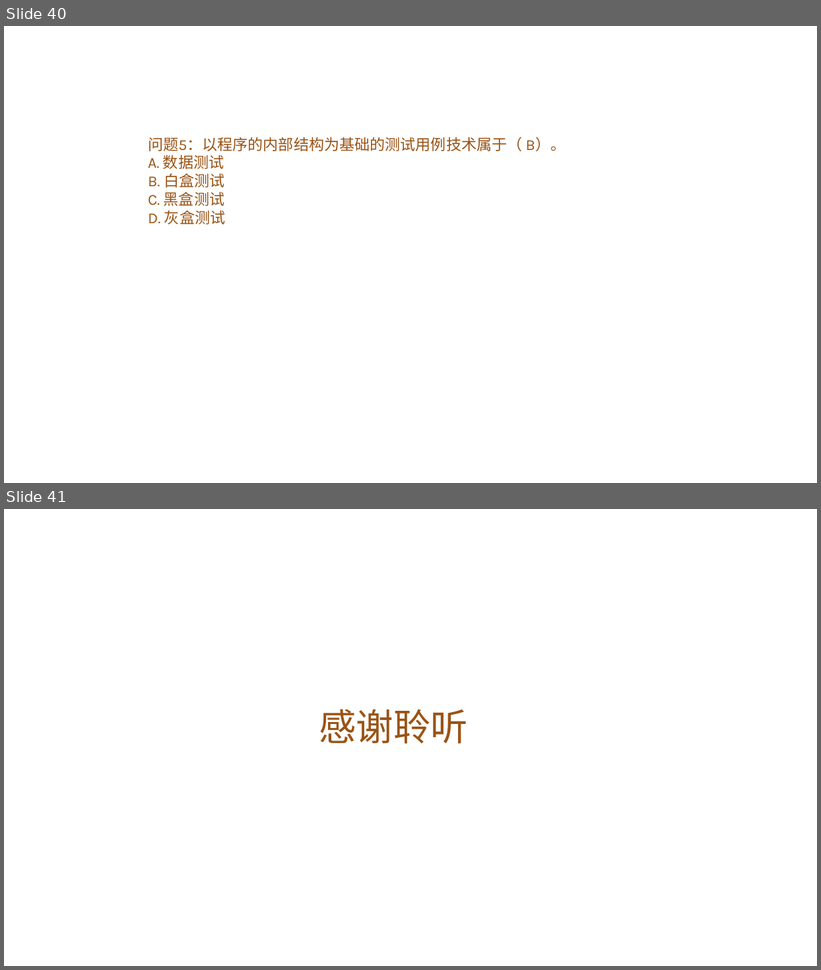
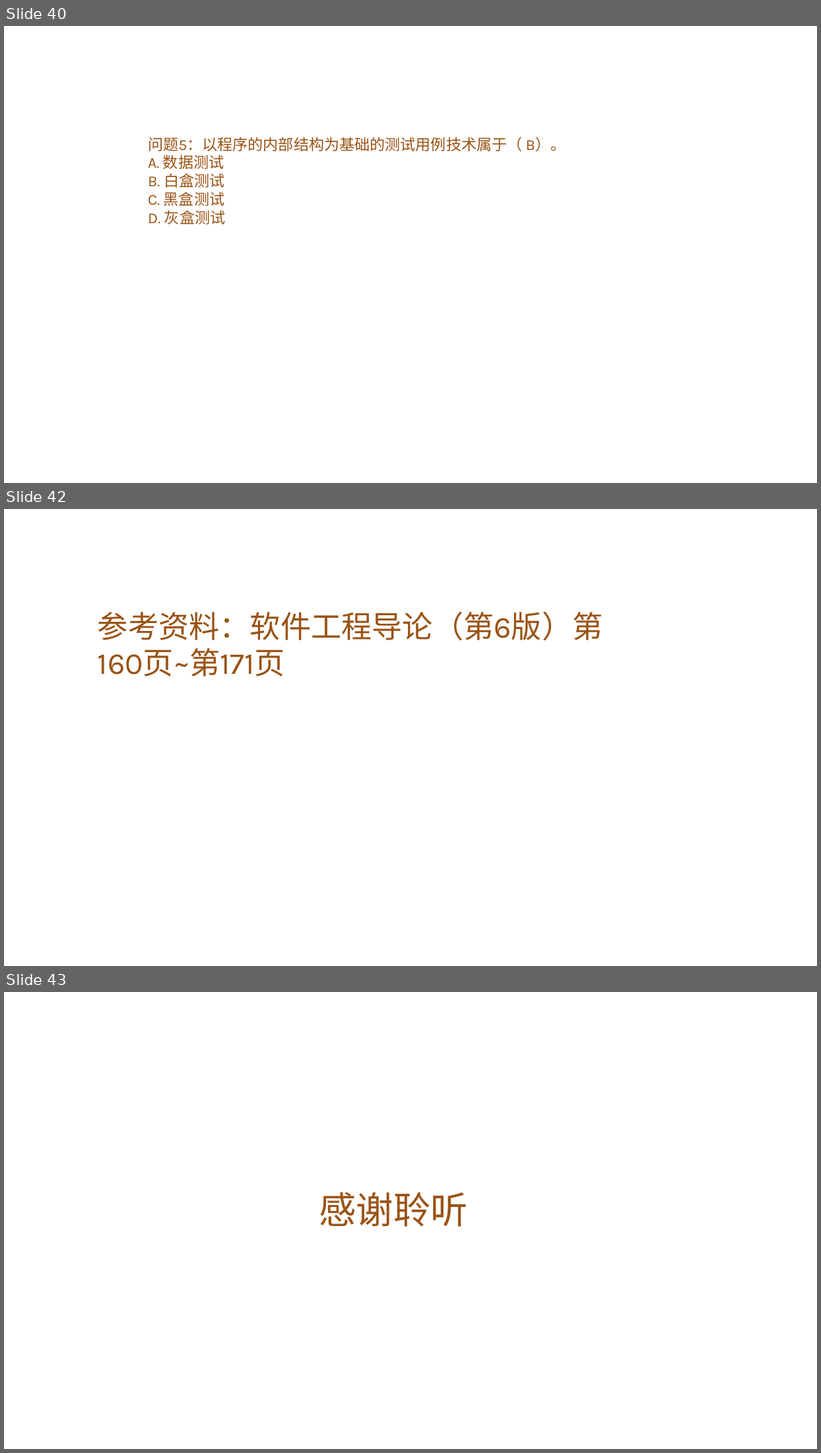
Before and after one commit to G17workfordadoudou/dadoudou, a slide deck: G17小组翻转课堂(1)(1).pptx. Shown one above the other, each under a label of ours: slides 40 and 41 before the commit, slides 40, 42 and 43 after it; the slides between them are not shown. The pictures are 821x970 and 821x1453 pixels, drawn with LibreOffice and Linux fonts; fonts in the diff are those of the drawing; background and template pictures are left out. Boxes give left, top, right and bottom in pixels: in the first picture for what was removed or moved away, otherwise in the second. Text is boxed around its words. In the diff, an @@ line names an element or a change of style, - is before the commit and + after.

```diff
--- a/G17小组翻转课堂(1)(1).pptx
+++ b/G17小组翻转课堂(1)(1).pptx
@@ slide 42 added at [4, 509, 817, 966], background picture (left out) @@
@@ text added at [98, 611, 603, 677], 36 pt, text #9A5315 @@
+参考资料：软件工程导论（第6版）第160页~第171页
@@ what was slide 41 is now slide 43 @@
```
Also in this commit, not shown: 1 other slide added.
